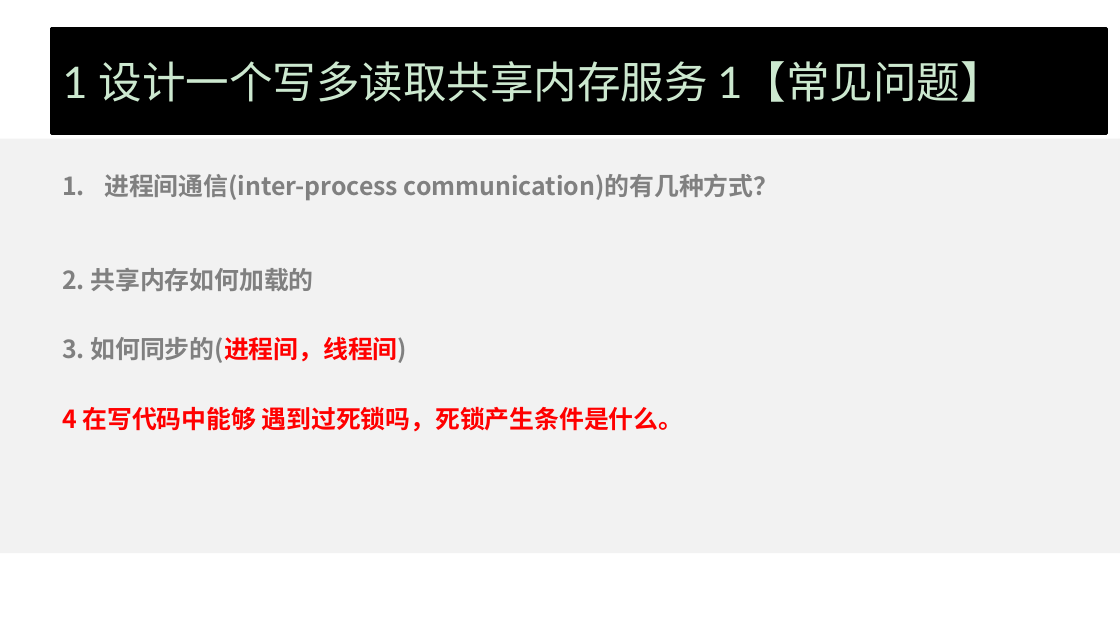
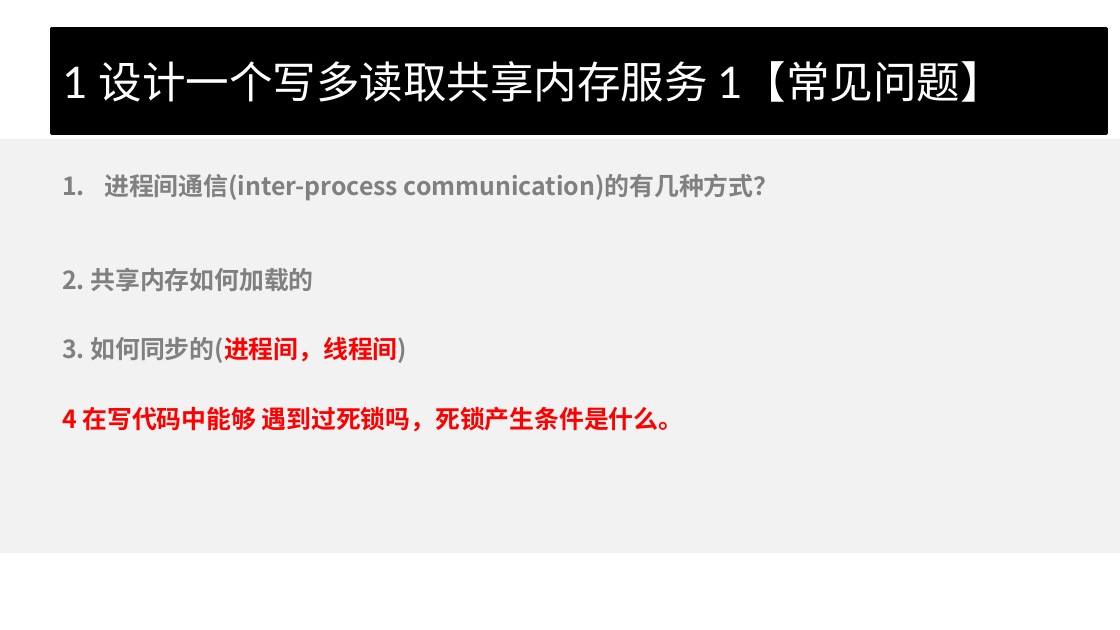
Before and after one commit to wangcy6/weekly, a slide deck: slide 10 of ppt/2020/实战项目.pptx. Drawn at 1120x630 pixels with LibreOffice and Linux fonts; fonts in the diff are those of the drawing; background and template pictures are left out. Boxes give left, top, right and bottom in pixels: in the first picture for what was removed or moved away, otherwise in the second. Text is boxed around its words. In the diff, an @@ line names an element or a change of style, - is before the commit and + after.

```diff
--- a/ppt/2020/实战项目.pptx
+++ b/ppt/2020/实战项目.pptx
@@ background #CCE8CF to #FFFFFF @@
@@ title "1 设计一个写多读取共享内存服务 1【常见问题】" at (52,28,1108,133): text colour #CCE8CF to #FFFFFF @@
```
Also in this commit, not shown: 19 other slides changed, 3 other files.
